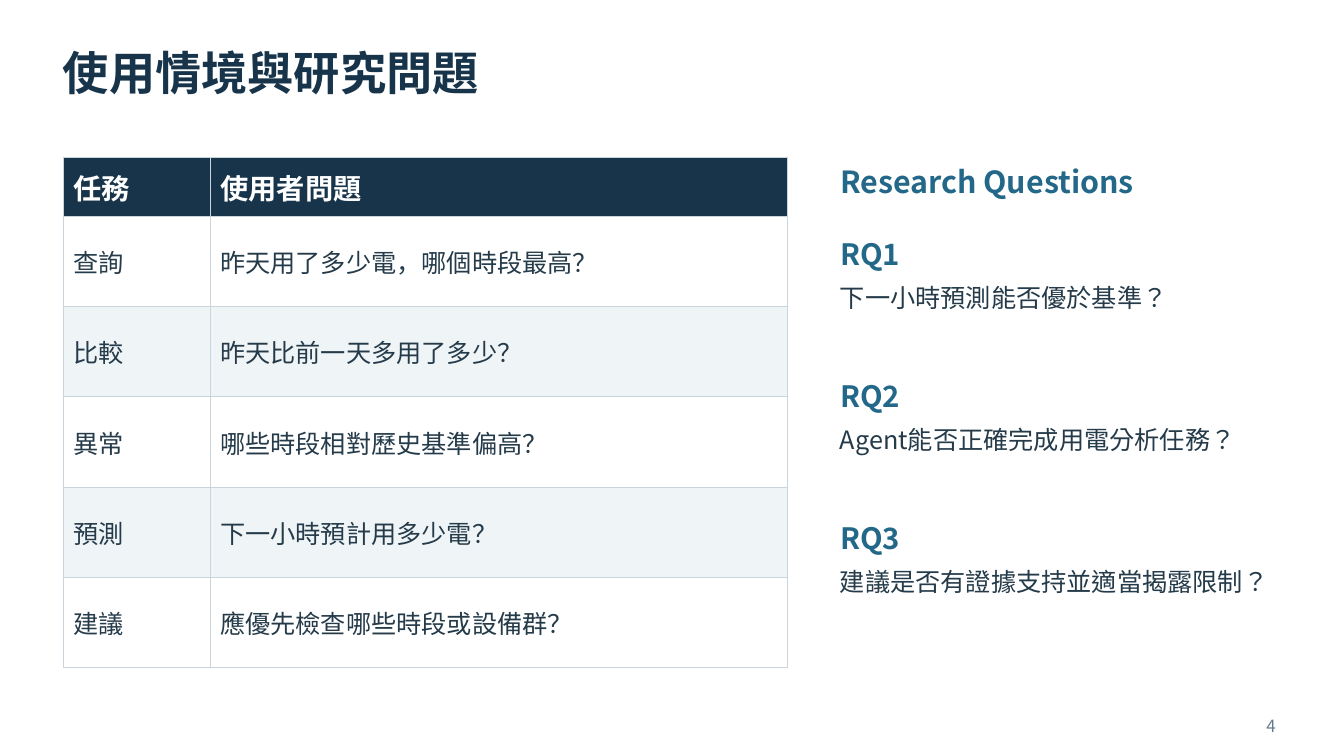
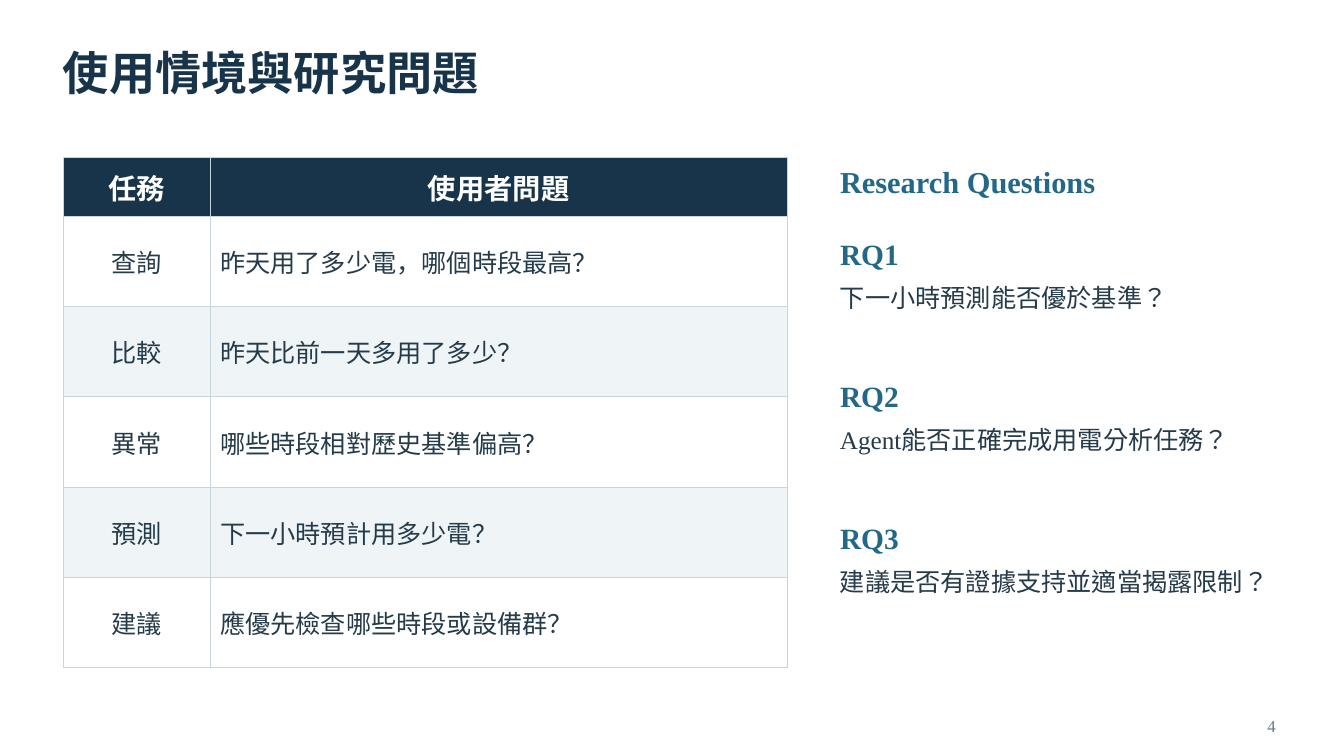
Before and after one commit to lun-09-15/AIoT_Final_Proj, a slide deck: slide 4 of deliverables/Energy_Detective_Proposal.pptx. Drawn at 1344x756 pixels with LibreOffice and Linux fonts; fonts in the diff are those of the drawing. Boxes give left, top, right and bottom in pixels: in the first picture for what was removed or moved away, otherwise in the second. Text is boxed around its words. In the diff, an @@ line names an element or a change of style, - is before the commit and + after.

```diff
--- a/deliverables/Energy_Detective_Proposal.pptx
+++ b/deliverables/Energy_Detective_Proposal.pptx
@@ table at (x1=63, y1=157, x2=787, y2=667) @@
@@ font Noto Sans CJK TC to Times New Roman @@
@@ alignment left to centre @@
@@ font Noto Sans CJK TC to Times New Roman in 6 elements at (x1=840, y1=172, x2=1095, y2=198), (x1=840, y1=245, x2=899, y2=270), (x1=840, y1=387, x2=899, y2=412), (x1=840, y1=429, x2=1229, y2=455), (x1=840, y1=529, x2=899, y2=554), (x1=1267, y1=721, x2=1275, y2=732) @@
```
Also in this commit, not shown: 18 other slides changed, 14 other files.
